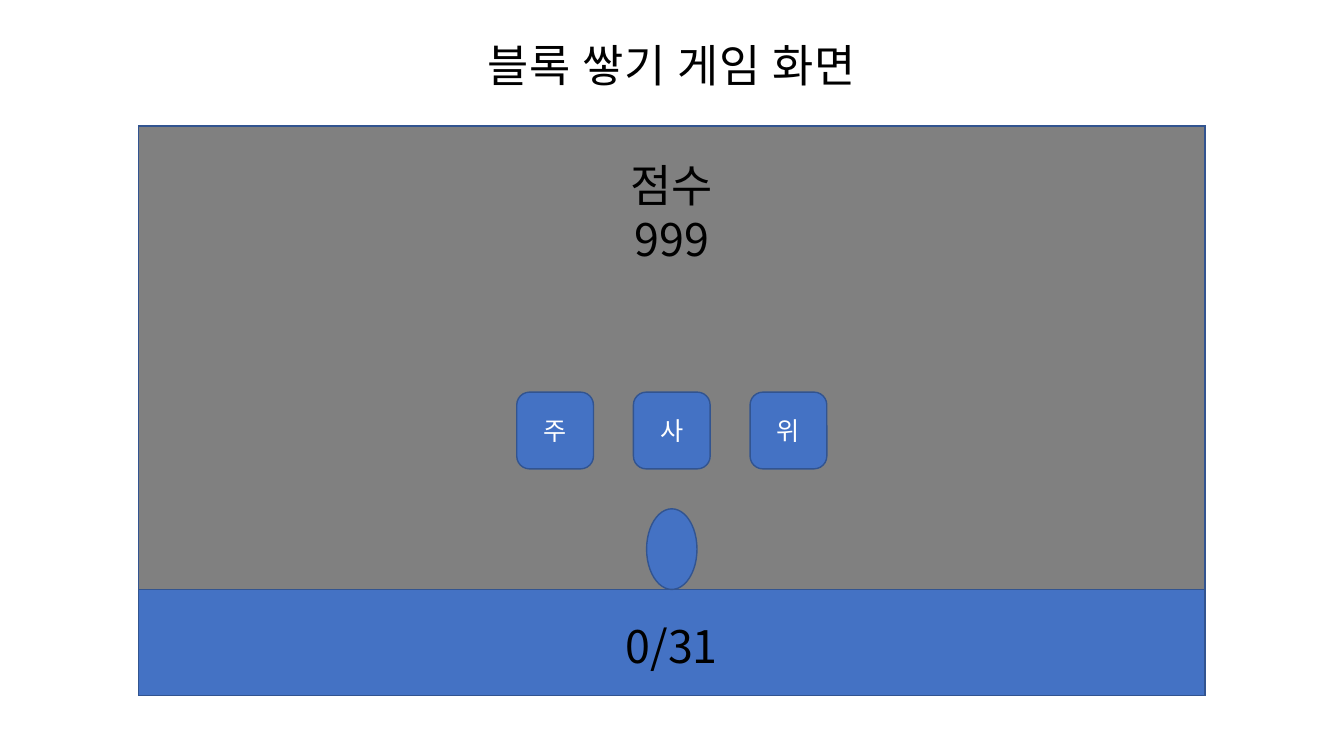
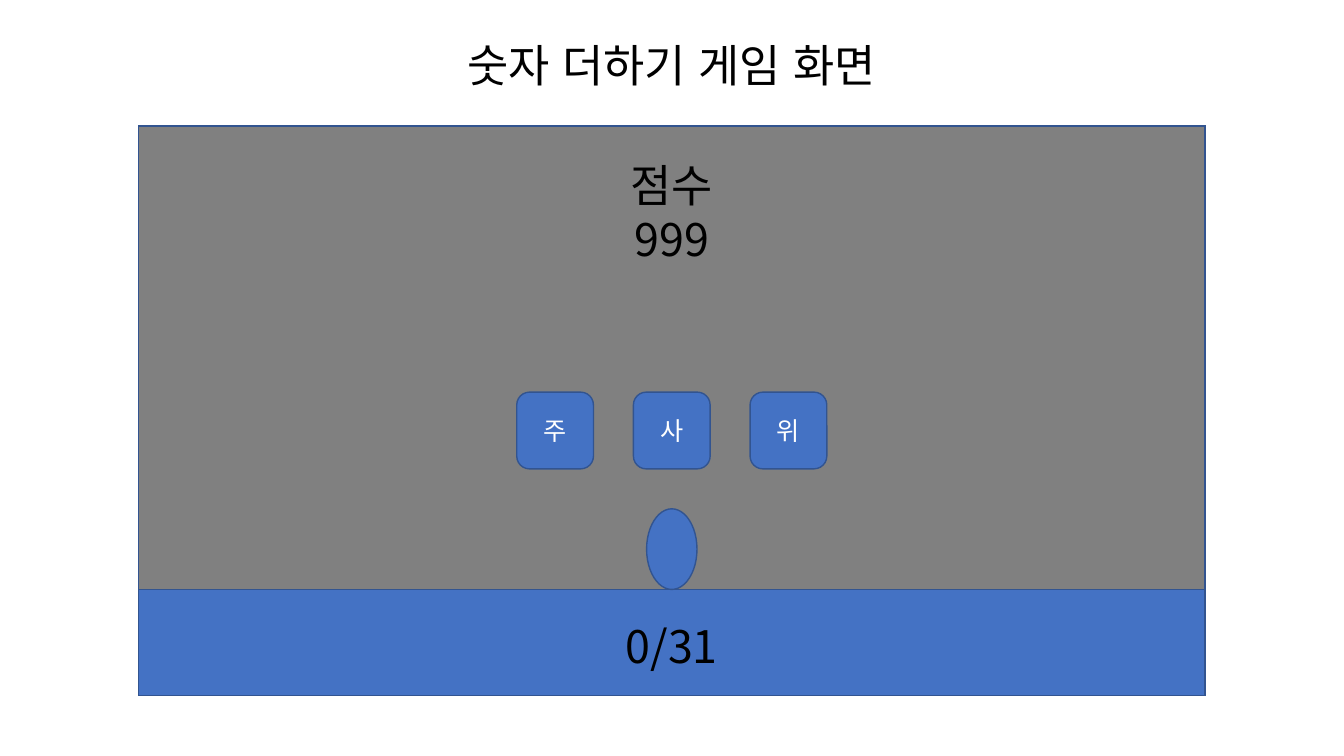
Before and after one commit to hyeon11ok/Sparta_MiniGame, a slide deck: slide 9 of 와이어프레임.pptx. Drawn at 1344x756 pixels with LibreOffice and Linux fonts; fonts in the diff are those of the drawing. Boxes give left, top, right and bottom in pixels: in the first picture for what was removed or moved away, otherwise in the second. Text is boxed around its words. In the diff, an @@ line names an element or a change of style, - is before the commit and + after.

```diff
--- a/와이어프레임.pptx
+++ b/와이어프레임.pptx
@@ text at (467,45,875,86): text changed @@
-블록 쌓기 게임 화면
+숫자 더하기 게임 화면
```
Also in this commit, not shown: 3 other slides changed, 1 other file.
